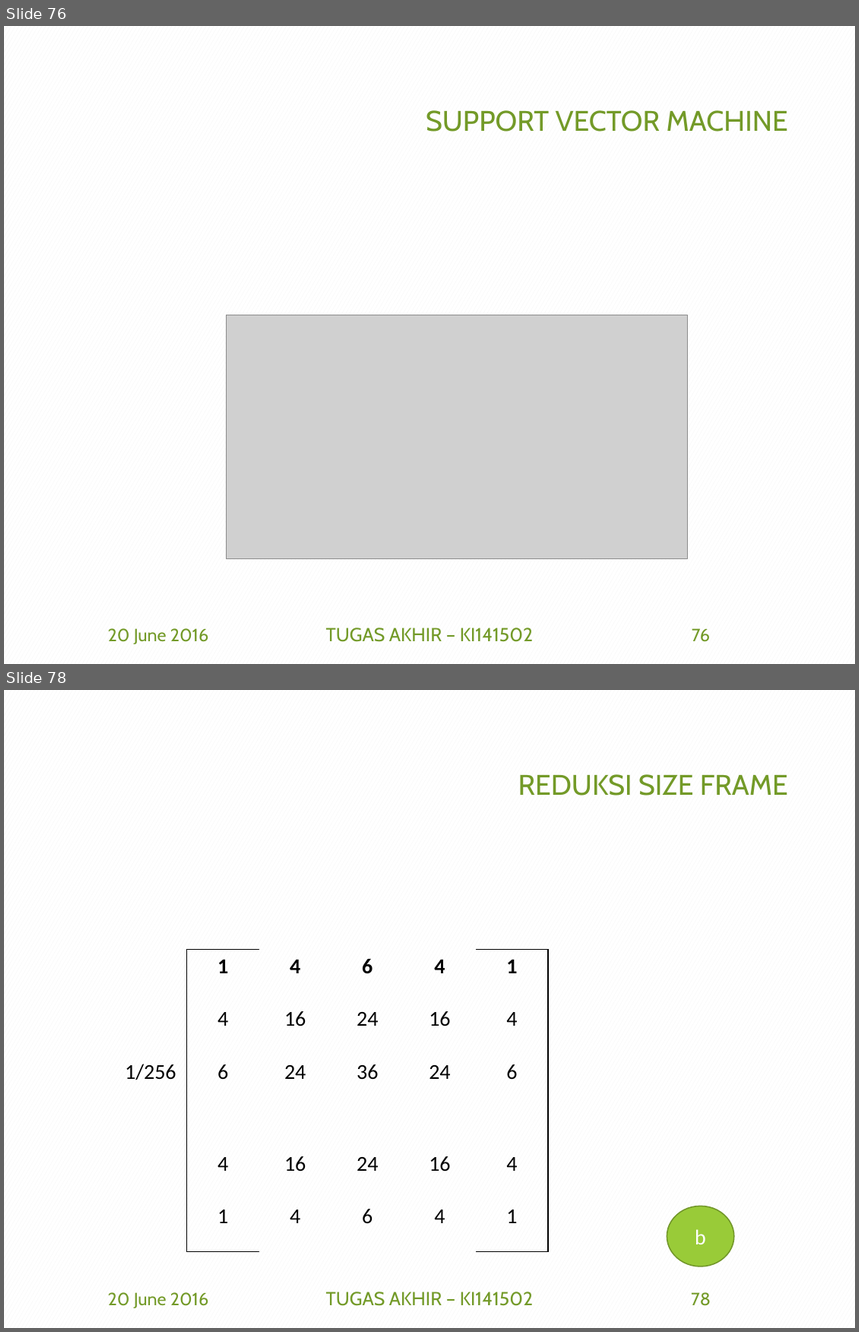
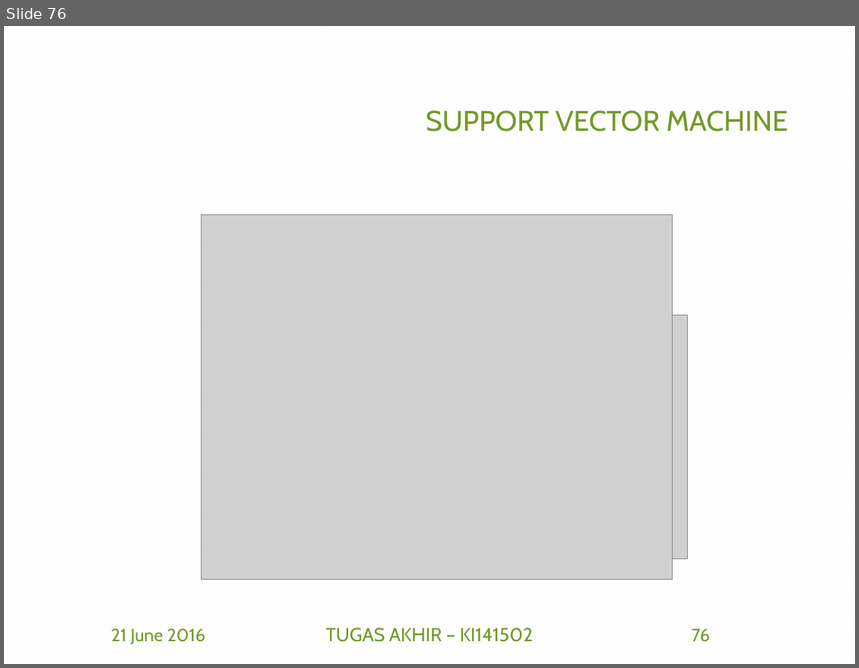
Before and after one commit to afdhalbasith/TA, a slide deck: SiapSidang/5112100153_Afdhal B.pptx. Shown one above the other, each under a label of ours: slides 76 and 78 before the commit, slide 76 after it; the slides between them are not shown. The pictures are 859x1332 and 859x668 pixels, drawn with LibreOffice and Linux fonts; fonts in the diff are those of the drawing; grey boxes stand for pictures; background and template pictures are left out. Boxes give left, top, right and bottom in pixels: in the first picture for what was removed or moved away, otherwise in the second. Text is boxed around its words. In the diff, an @@ line names an element or a change of style, - is before the commit and + after.

```diff
--- a/SiapSidang/5112100153_Afdhal B.pptx
+++ b/SiapSidang/5112100153_Afdhal B.pptx
@@ slide 78 removed at [4, 690, 855, 1328], background pattern #F2F2F2 on #FFFFFF @@
@@ title removed at [519, 774, 788, 796] @@
-REDUKSI SIZE FRAME
@@ table removed at [115, 950, 549, 1252], 5 rows, 6 columns @@
- | 1 | 4 | 6 | 4 | 1
- | 4 | 16 | 24 | 16 | 4
-1/256 | 6 | 24 | 36 | 24 | 6
- | 4 | 16 | 24 | 16 | 4
- | 1 | 4 | 6 | 4 | 1
@@ ellipse removed at [667, 1207, 734, 1267] @@
-b
@@ text removed at [108, 1293, 208, 1309] @@
-20 June 2016
@@ text removed at [326, 1292, 533, 1306] @@
-TUGAS AKHIR – KI141502
@@ page number removed at [691, 1293, 711, 1306] @@
-78
@@ slide 76 changed as well @@
@@ picture added at [202, 215, 673, 580] @@
@@ text at [111, 629, 205, 645]: text changed @@
-20 June 2016
+21 June 2016
```
Also in this commit, not shown: 86 other slides changed, 13 other slides removed.
